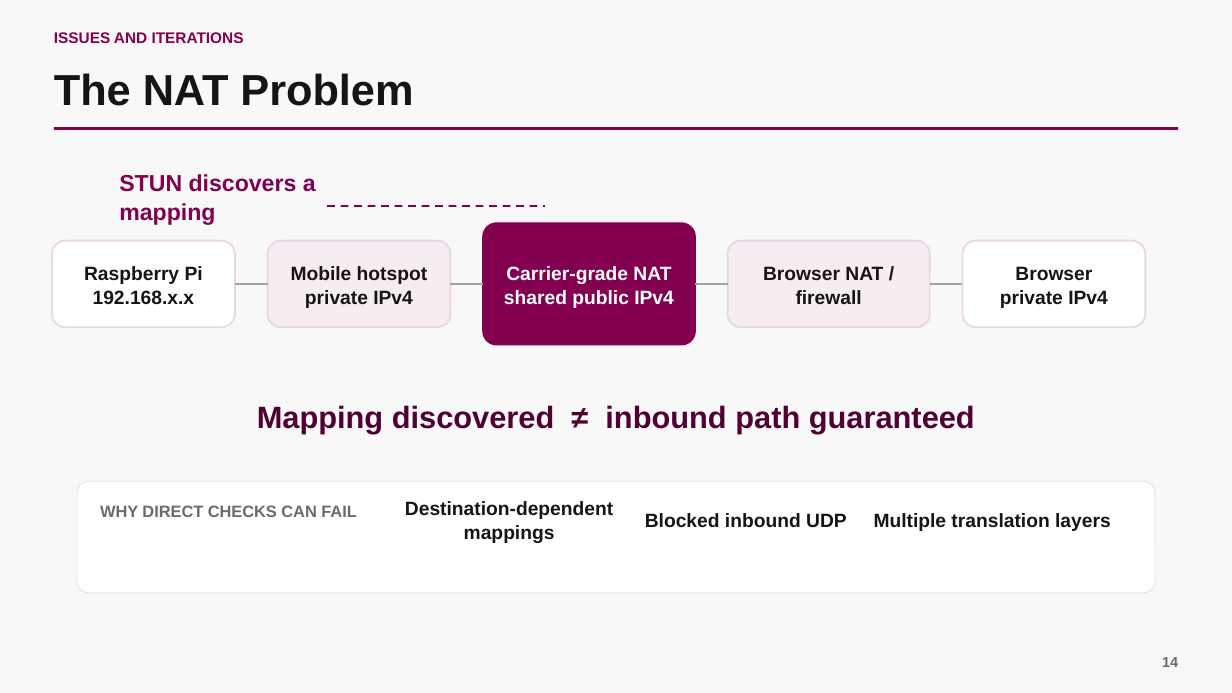
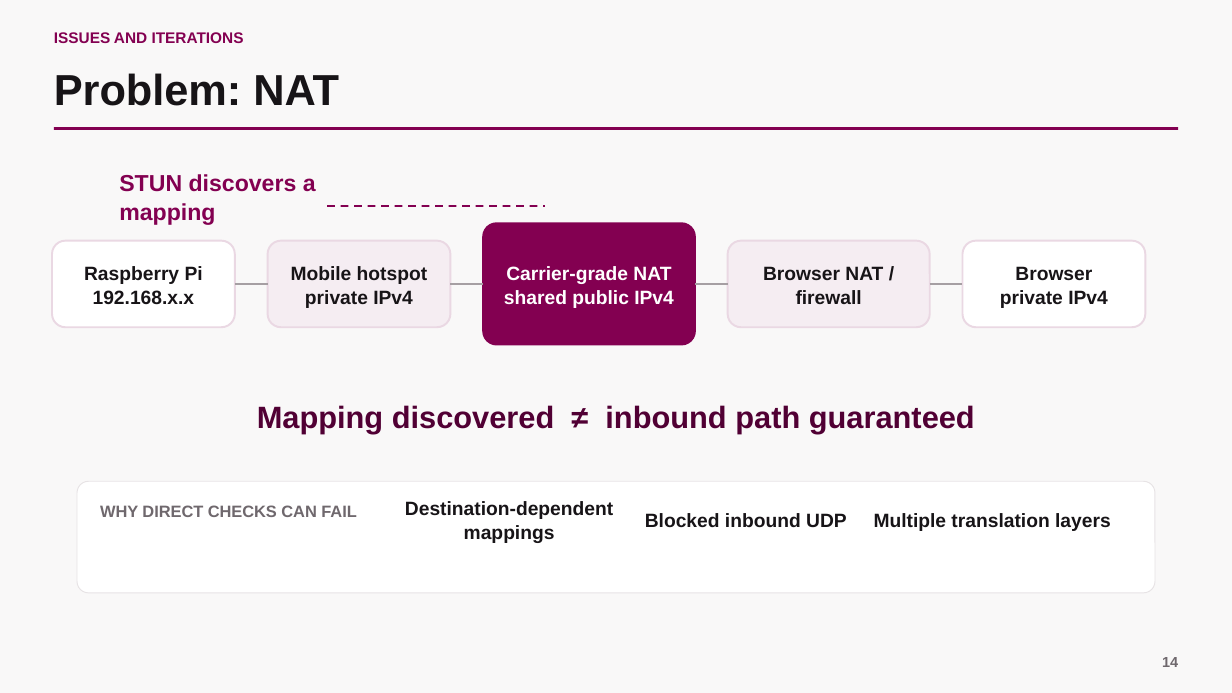
Before and after one commit to scarlet-radio-control/scarlet-radio-control, a slide deck: slide 13 of PRESENTATION.pptx. Drawn at 1232x693 pixels with LibreOffice and Linux fonts; fonts in the diff are those of the drawing. Boxes give left, top, right and bottom in pixels: in the first picture for what was removed or moved away, otherwise in the second. Text is boxed around its words. In the diff, an @@ line names an element or a change of style, - is before the commit and + after.

```diff
--- a/PRESENTATION.pptx
+++ b/PRESENTATION.pptx
@@ text at bbox=[54, 73, 339, 106]: text changed @@
-The NAT Problem
+Problem: NAT
```
Also in this commit, not shown: 3 other slides changed.
